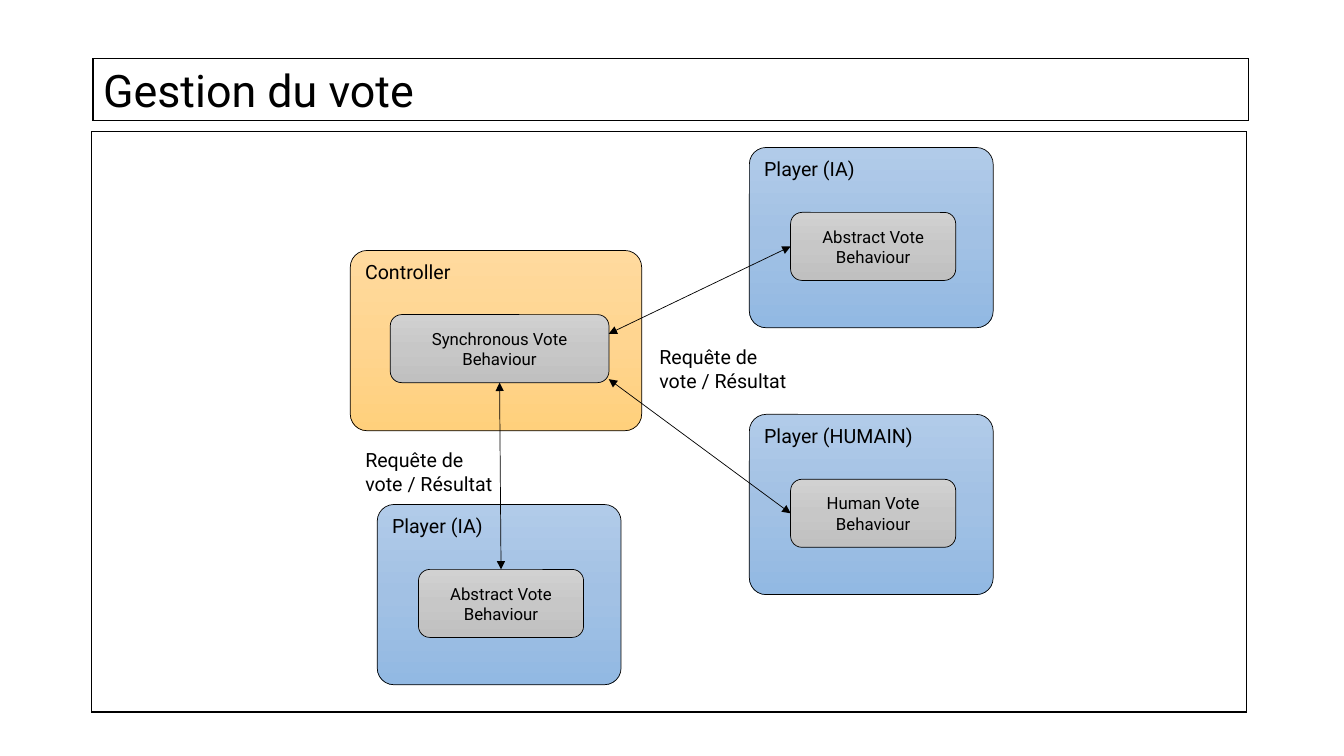
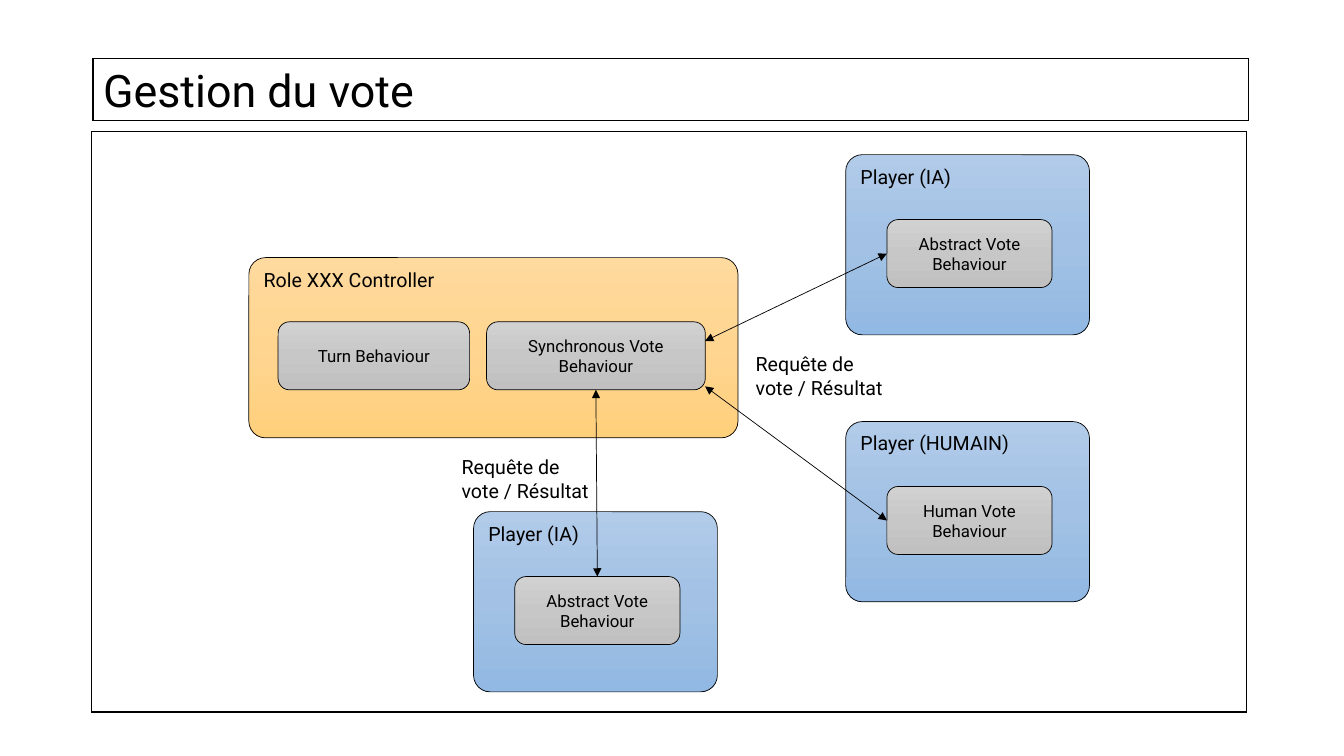
Before and after one commit to konamdav/Loup-Garou, a slide deck: slide 9 of Soutenance.pptx. Drawn at 1344x756 pixels with LibreOffice and Linux fonts; fonts in the diff are those of the drawing; background and template pictures are left out. Boxes give left, top, right and bottom in pixels: in the first picture for what was removed or moved away, otherwise in the second. Text is boxed around its words. In the diff, an @@ line names an element or a change of style, - is before the commit and + after.

```diff
--- a/Soutenance.pptx
+++ b/Soutenance.pptx
@@ rounded rectangle "Role XXX Controller": place and size @@
-rounded rectangle "Role XXX Controller" at <box>351,250,642,431</box>
+rounded rectangle "Role XXX Controller" at <box>249,258,738,439</box>
@@ 1 rounded rectangle, 1 text, 1 double arrow: place and size @@
-1 rounded rectangle, 1 text, 1 double arrow at <box>377,246,790,685</box>
+1 rounded rectangle, 1 text, 1 double arrow at <box>474,254,887,693</box>
@@ text in rounded rectangle at <box>264,272,434,288</box>: text changed @@
-Controller
+Role XXX Controller
@@ rounded rectangle added at <box>278,322,470,389</box>, fill gradient #D2D2D2 to #C8C8C8 to #C0C0C0, outline #000000 0.5 pt, 12 pt, text #000000 @@
+Turn Behaviour
@@ 6 rounded rectangles, 2 double arrows, 1 text: place and size @@
-6 rounded rectangles, 2 double arrows, 1 text at <box>365,147,993,637</box>
+6 rounded rectangles, 2 double arrows, 1 text at <box>462,154,1090,644</box>
```
Also in this commit, not shown: 20 other files.
